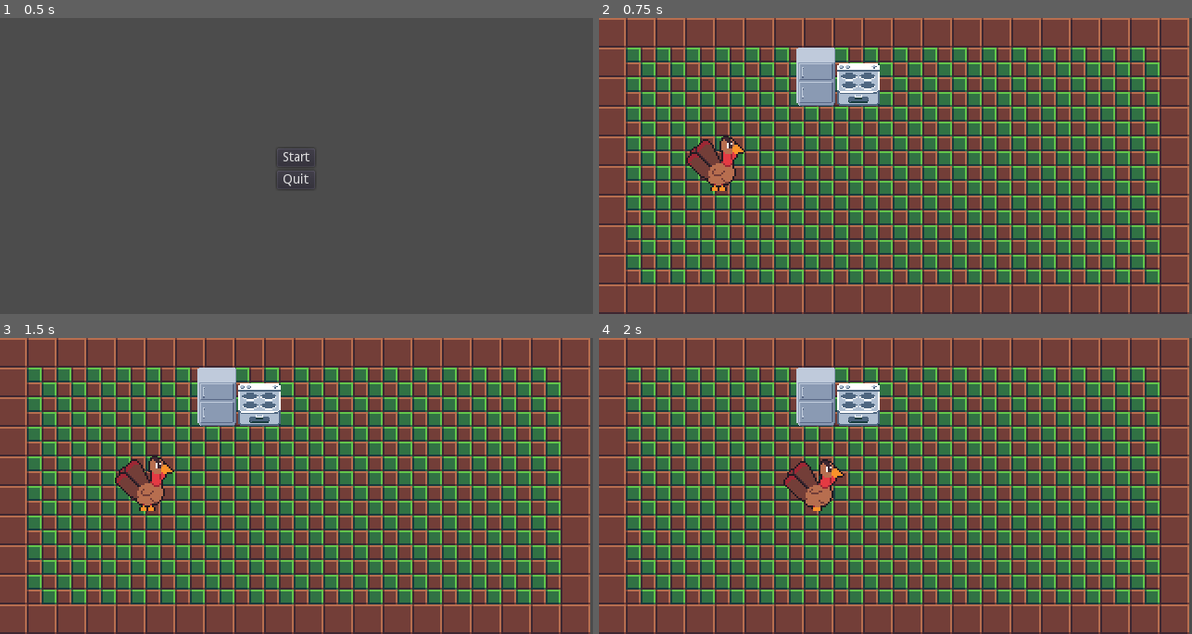
Above: before the commit, frames 1-4 (two rows, left to right).
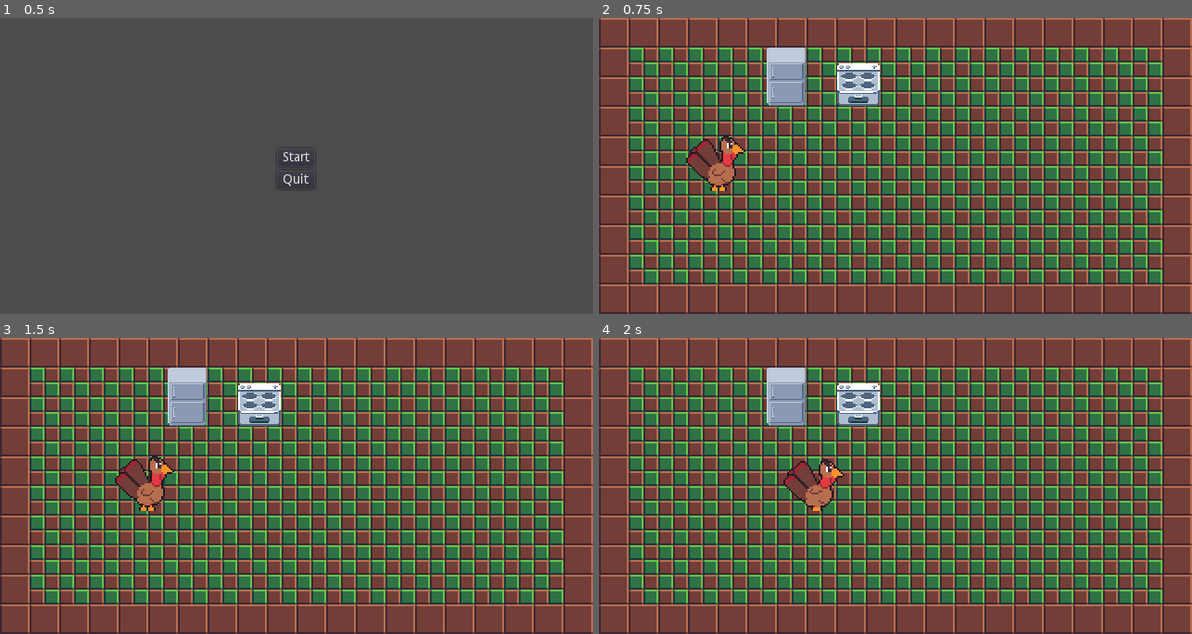
Above: after the commit, the same moments.

Repository: alexfaus08/Animals-Revenge
Game: Godot game, scene res://TitleScreen.tscn
Same seed, same stepped clock (60 frames per second), same inputs: the game is played once before the commit and once after it.
Inputs:
- Up to frame 1 (0.5 s): no input
- Up to frame 2 (0.75 s): click "Start" at 0.5 s
- Up to frame 3 (1.5 s): tap Enter at 1.25 s; hold Right (ui_right) from 1.28 s (still down)
- Up to frame 4 (2 s): keep holding Right (ui_right); tap Space (ui_select) at 1.52 s

Frame 1 is identical in both runs. In frame 2, 35% of the frame differs, in the area x 0-100%, y 0-100%; in frame 3, 35%; in frame 4, 35%.

Commit message:
Background position was slightly off

Diff:
--- a/World.tscn
+++ b/World.tscn
@@ -126,6 +126,7 @@
 
 [node name="TileMap" type="TileMap" parent="." index="0"]
 
+position = Vector2( 3, 0 )
 scale = Vector2( 2, 2 )
 mode = 0
 tile_set = ExtResource( 1 )
@@ -145,13 +146,10 @@
 format = 1
 tile_data = PoolIntArray( 0, 7, 0, 1, 7, 0, 2, 7, 0, 3, 7, 0, 4, 7, 0, 5, 7, 0, 6, 7, 0, 7, 7, 0, 8, 7, 0, 9, 7, 0, 10, …(2597 unchanged characters)…
 _sections_unfolded = [ "Transform" ]
-__meta__ = {
-"_edit_lock_": true
-}
 
 [node name="Fridge" type="Area2D" parent="." index="1"]
 
-position = Vector2( 238, 64 )
+position = Vector2( 206, 64 )
 scale = Vector2( 1.3125, 1.3125 )
 input_pickable = true
 gravity_vec = Vector2( 0, 1 )
